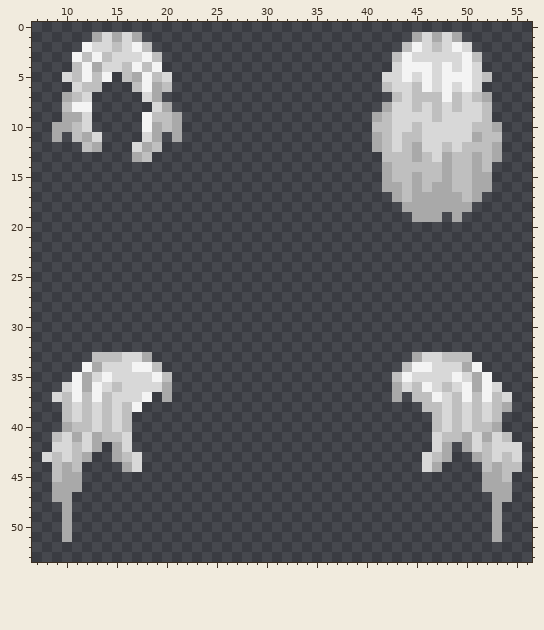
A pixel-art sprite gets an edit: Resources/Textures/Mobs/Customization/human_hair.rsi/modern.png. The first picture shows the starting point.
The file is 64x64 pixels. Shown: x 7..56, y 0..53.
After:
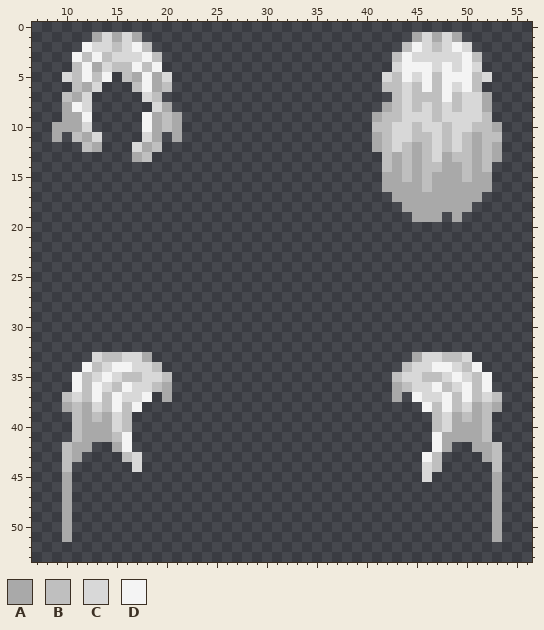
Palette (. is transparent): A #a9a9a9  B #bfbfbf  C #d8d8d8  D #f4f4f4
Difference:
The edit turns colour B into colour A in row 5 at x 19; in row 6 at x 12; in row 7 at x 11; in row 8 at x 10 and 52; in row 9 at x 19; in row 10 at x 11.
The edit turns colour B into colour A in row 12 at x 51; in row 13 at x 43; in row 14 at x 43, 45 and 49; in row 15 at x 43, 47 and 49; in row 16 at x 44 and 49 to 50; in row 17 at x 44 and 50.
The edit turns colour B into colour A in row 38 at x 10, 12, 51 and 53; in rows 39 to 40 at x 12, 14, 49 and 51; in row 41 at x 14 and 48 to 49; in rows 42 to 43 at x 11 and 52.
The edit turns colour C into colour A in row 40 at x 13 and 50; in rows 41 to 42 at x 12 and 51.
The edit turns colour A into colour B in row 7 at x 10 and 19; in row 14 at x 42; in row 34 at x 13 and 50; in rows 35 to 36 at x 12 and 51; in row 41 at x 11 and 52; in row 44 at x 10, 47 and 53.
The edit turns colour C into colour B in row 4 at x 15; in row 5 at x 43, 47 and 51; in row 6 at x 11, 43, 47 and 51; in rows 8 to 9 at x 43; in row 10 at x 48; in row 11 at x 46, 48 and 50.
The edit turns colour C into colour B in row 12 at x 46; in row 35 at x 16 to 17 and 46 to 47; in row 36 at x 19 and 44; in row 38 at x 11 and 52; in row 39 at x 11, 13, 50 and 52; in rows 42 to 43 at x 10 and 53.
There is now colour C in row 45 at x 46.
The edit turns colour B into colour C in row 5 at x 52; in row 6 at x 13; in row 7 at x 51; in row 11 at x 44; in row 33 at x 13 and 50; in row 36 at x 45.
The edit turns colour B into colour C in row 37 at x 46.
The edit turns colour D into colour C in row 8 at x 12; in row 34 at x 17 to 18 and 45 to 46; in row 35 at x 19 and 44; in row 36 at x 46; in row 37 at x 11, 47 and 52.
The edit turns colour B into colour D in row 37 at x 45; in row 38 at x 46.
The edit turns colour C into colour D in row 9 at x 12; in row 34 at x 15 to 16 and 47 to 48; in row 36 at x 16 and 47; in rows 37 to 38 at x 15 and 48; in rows 41 to 42 at x 16 and 47; in row 43 at x 46.
Colour A is removed in row 38 at x 54; in row 40 at x 10 and 53; in row 42 at x 13 and 50; in row 43 at x 12, 15, 48 and 51; in row 44 at x 16; in row 45 at x 11 and 52.
Colour A is removed in row 46 at x 9, 11, 52 and 54; in row 47 at x 9 and 54.
Colour B is removed in row 39 at x 10 and 53; in row 41 at x 9 and 54; in row 43 at x 9 and 54; in row 44 at x 9, 11, 52 and 54 to 55; in row 45 at x 9 and 54.
Colour C is removed in row 36 at x 10 and 53; in row 37 at x 9 and 54; in row 41 at x 10 and 53; in row 42 at x 9 and 54 to 55; in row 43 at x 8 and 55.
Changed places in both pictures, as pixel boxes (x1, y1, x2, y2):
changed: (62, 62, 122, 132)
changed: (152, 72, 162, 122)
changed: (382, 72, 492, 202)
changed: (42, 352, 162, 502)
changed: (402, 352, 522, 502)
